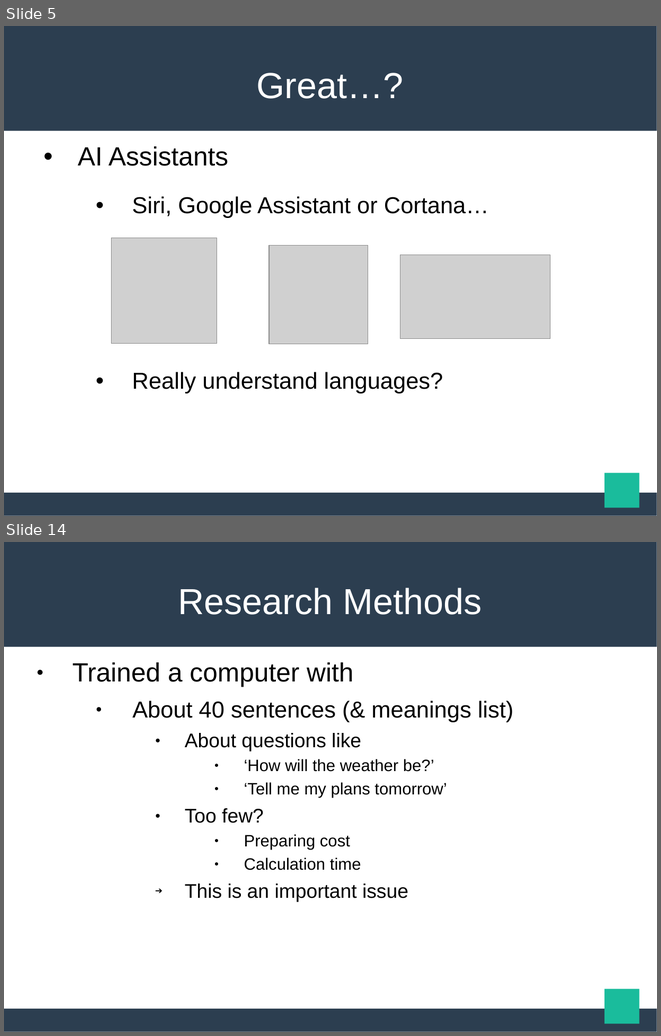
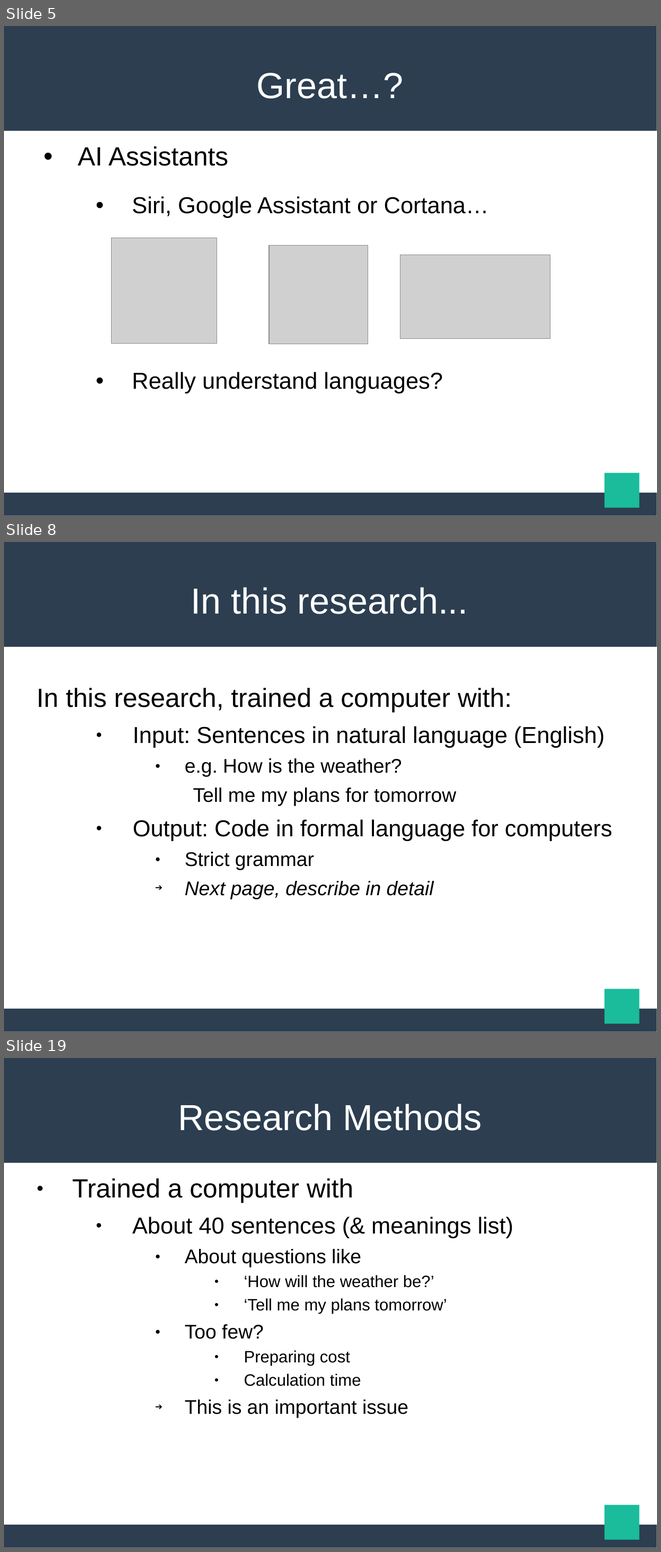
Before and after one commit to maekawatoshiki/neural-machine-translation-demo, a slide deck: NY_slide.ppt. Shown one above the other, each under a label of ours: slides 5 and 14 before the commit, slides 5, 8 and 19 after it; the slides between them are not shown. The pictures are 661x1036 and 661x1552 pixels, drawn with LibreOffice and Linux fonts; fonts in the diff are those of the drawing; grey boxes stand for pictures. Boxes give left, top, right and bottom in pixels: in the first picture for what was removed or moved away, otherwise in the second. Text is boxed around its words. In the diff, an @@ line names an element or a change of style, - is before the commit and + after.

```diff
--- a/NY_slide.ppt
+++ b/NY_slide.ppt
@@ slide 8 added at box(4, 542, 657, 1032), background #FFFFFF; not listed: 3 template elements that a slide beside it also shows @@
@@ title added at box(191, 587, 468, 614), 44 pt, text #FFFFFF @@
+In this research...
@@ text added at box(36, 688, 612, 899), 24 pt, text #000000 @@
+In this research, trained a computer with:
+  ● Input: Sentences in natural language (English)
+    ● e.g. How is the weather?
+    Tell me my plans for tomorrow
+  ● Output: Code in formal language for computers
+    ● Strict grammar
+    ➔ Next page, describe in detail
@@ what was slide 14 is now slide 19 @@
```
Also in this commit, not shown: 12 slides changed, 4 other slides added, 2 other files.
